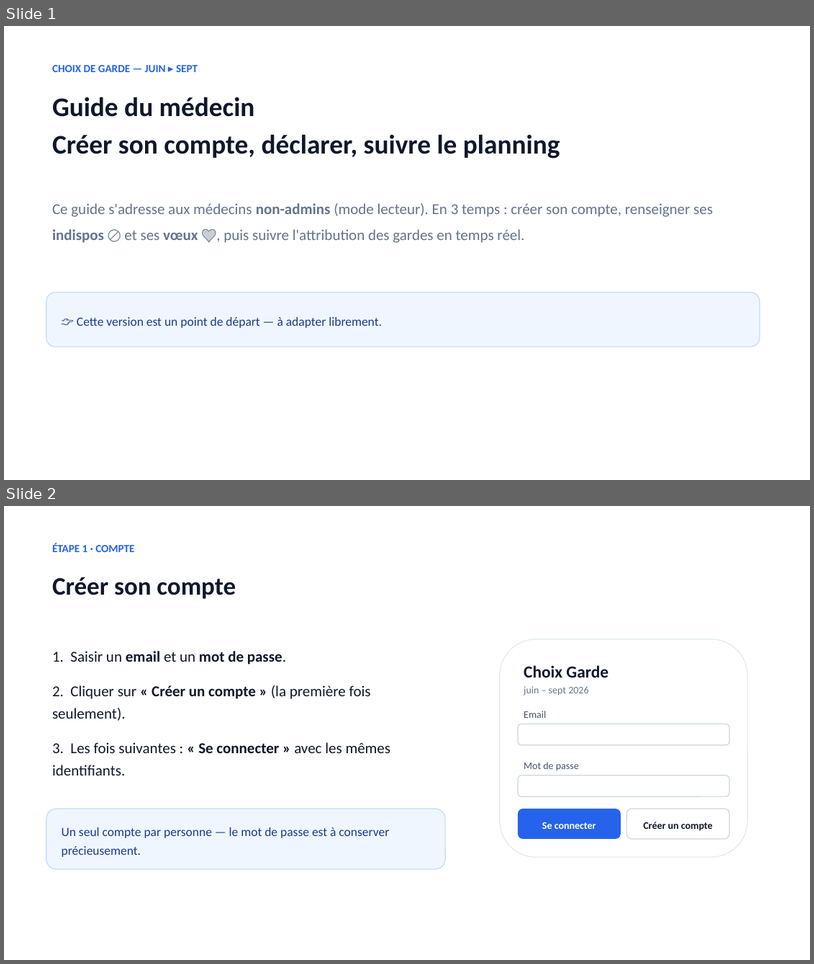
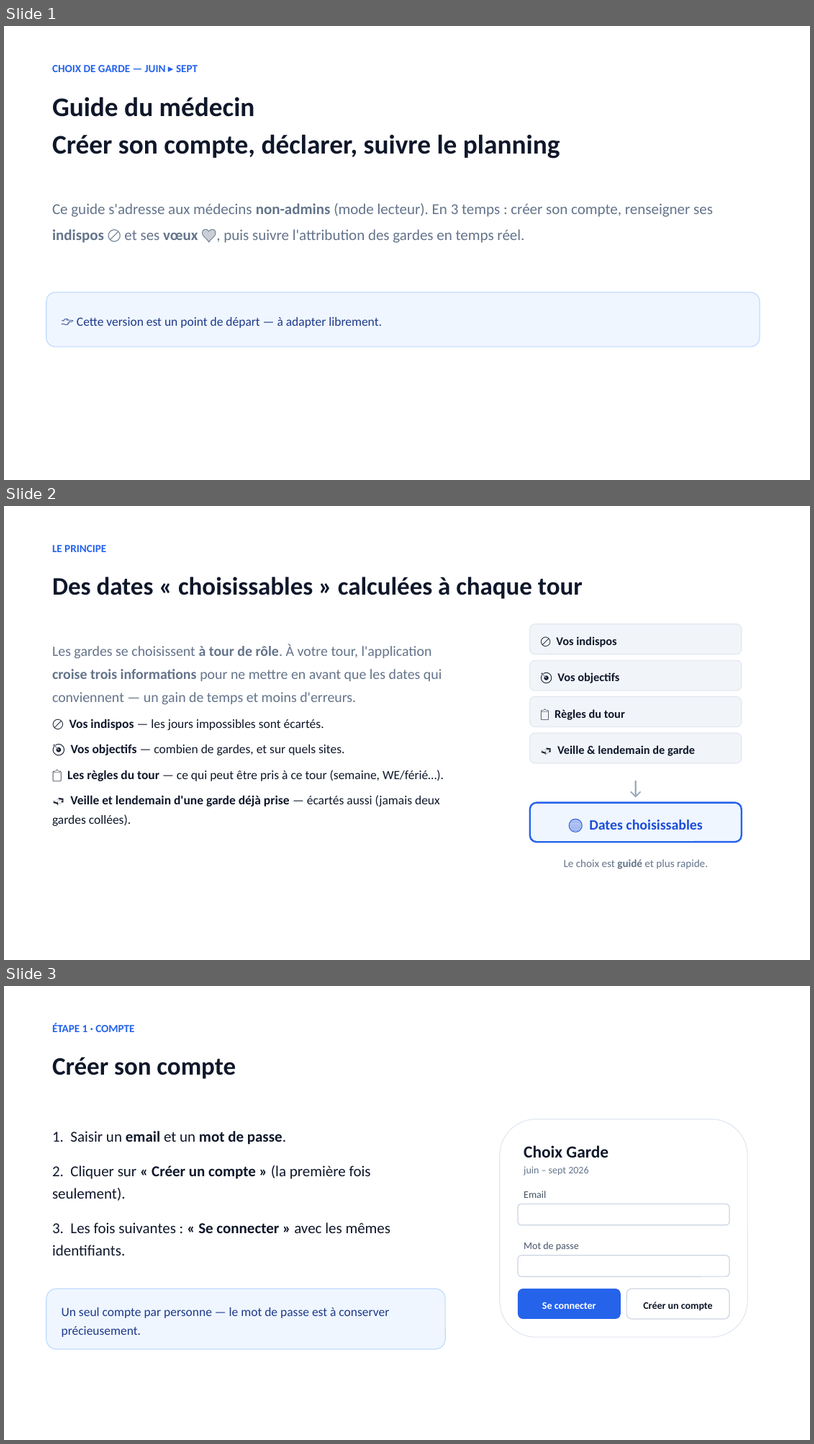
Before and after one commit to lguatteri/choix-de-garde, a slide deck: guide/guide-choix-de-garde.pptx. Shown one above the other, each under a label of ours: slides 1 and 2 before the commit, slides 1, 2 and 3 after it. The pictures are 814x964 and 814x1444 pixels, drawn with LibreOffice and Linux fonts; fonts in the diff are those of the drawing. Boxes give left, top, right and bottom in pixels: in the first picture for what was removed or moved away, otherwise in the second. Text is boxed around its words. In the diff, an @@ line names an element or a change of style, - is before the commit and + after.

```diff
--- a/guide/guide-choix-de-garde.pptx
+++ b/guide/guide-choix-de-garde.pptx
@@ slide 2 added at [4,506,810,960], background #FFFFFF @@
@@ text added at [52,545,106,552], 13 pt, text #2563EB, bold @@
+LE PRINCIPE
@@ text added at [52,577,583,599], 30 pt, text #0F172A, bold @@
+Des dates « choisissables » calculées à chaque tour
@@ rounded rectangle added at [530,624,742,654], fill #F1F5F9, outline #E2E8F0 1 pt, 14 pt, text #0F172A, bold @@
+🚫 Vos indispos
@@ text added at [52,644,442,705], 17 pt, text #64748B @@
+Les gardes se choisissent à tour de rôle. À votre tour, l'application croise trois informations pour ne mettre en avant que les dates qui conviennent — un gain de temps et moins d'erreurs.
@@ rounded rectangle added at [530,660,742,690], fill #F1F5F9, outline #E2E8F0 1 pt, 14 pt, text #0F172A, bold @@
+🎯 Vos objectifs
@@ rounded rectangle added at [530,697,742,727], fill #F1F5F9, outline #E2E8F0 1 pt, 14 pt, text #0F172A, bold @@
+📋 Règles du tour
@@ text added at [52,718,444,826], 15 pt, text #0F172A @@
+🚫 Vos indispos — les jours impossibles sont écartés.
+🎯 Vos objectifs — combien de gardes, et sur quels sites.
+📋 Les règles du tour — ce qui peut être pris à ce tour (semaine, WE/férié…).
+🛏️ Veille et lendemain d'une garde déjà prise — écartés aussi (jamais deux gardes collées).
@@ rounded rectangle added at [530,733,742,763], fill #F1F5F9, outline #E2E8F0 1 pt, 14 pt, text #0F172A, bold @@
+🛏️ Veille & lendemain de garde
@@ text added at [530,766,742,793], 24 pt, text #94A3B8 @@
+↓
@@ rounded rectangle added at [530,803,742,842], fill #EFF6FF, outline #2563EB 2 pt, 17 pt, text #1D4ED8, bold @@
+🔵 Dates choisissables
@@ text added at [564,859,708,869], 13 pt, text #64748B @@
+Le choix est guidé et plus rapide.
@@ what was slide 2 is now slide 3 @@
```
Also in this commit, not shown: 1 slide changed, 3 other files.
